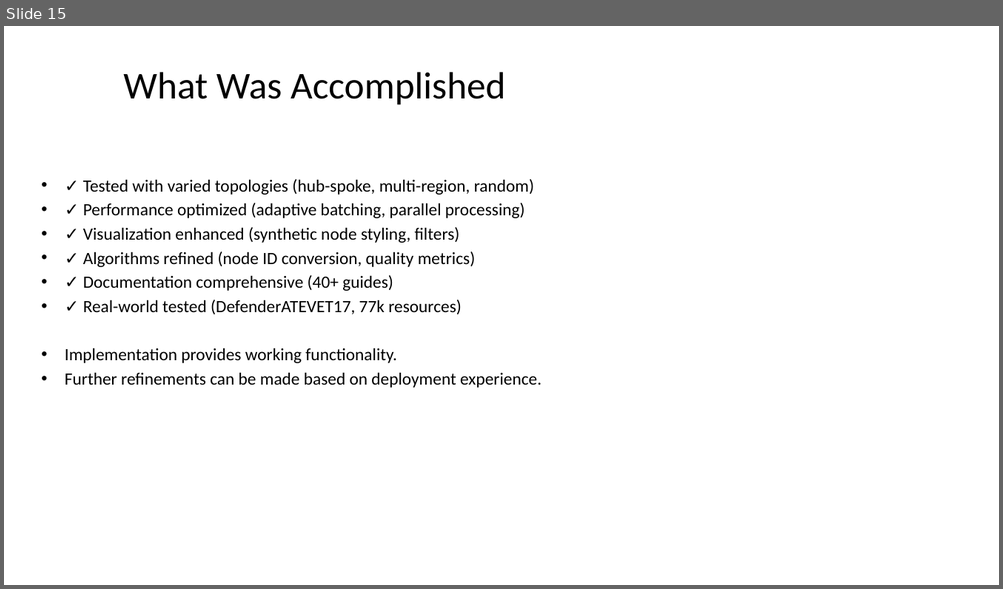
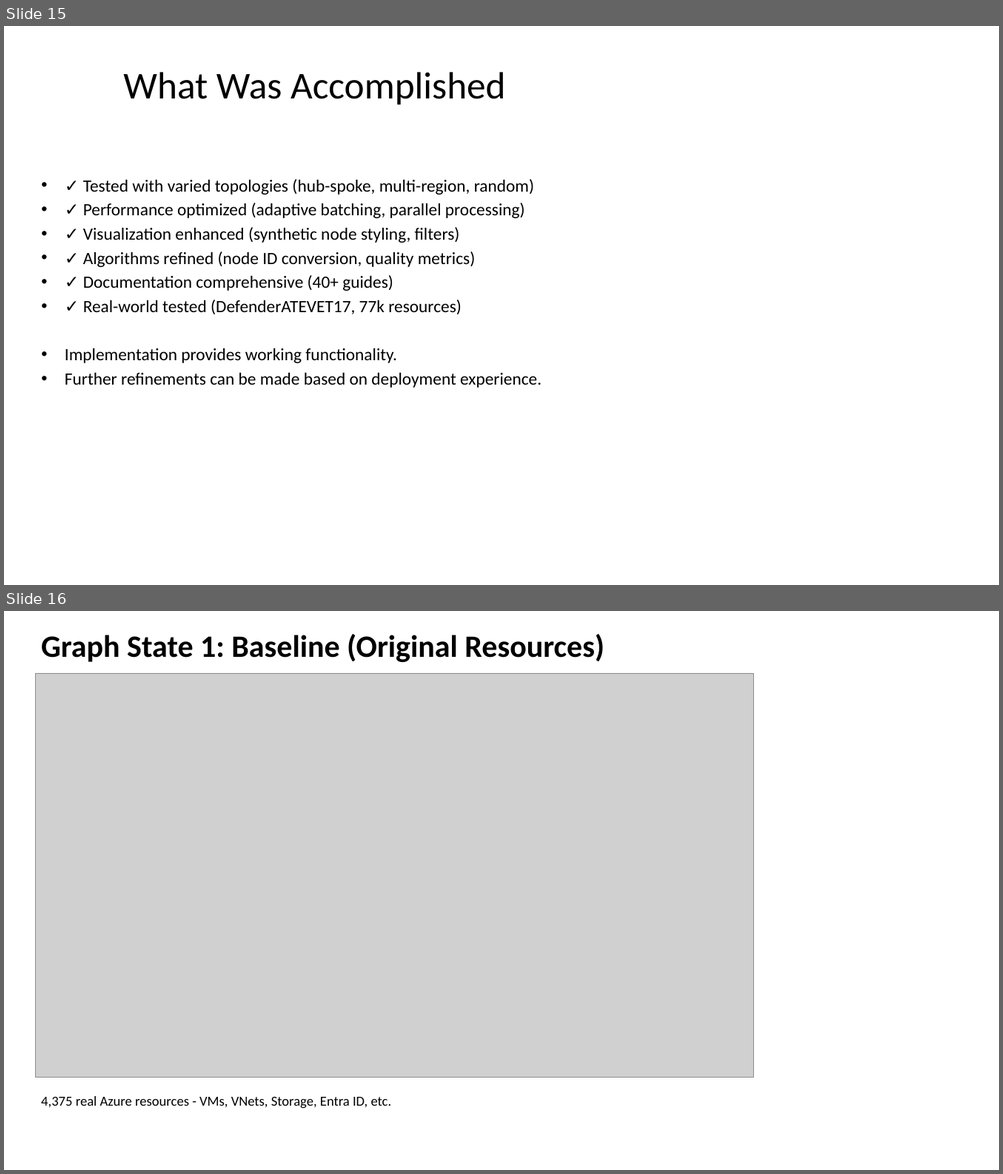
Before and after one commit to rysweet/azure-tenant-grapher, a slide deck: Scale_Operations_Implementation.pptx. Shown one above the other, each under a label of ours: slide 15 before the commit, slides 15 and 16 after it. The pictures are 1003x589 and 1003x1174 pixels, drawn with LibreOffice and Linux fonts; fonts in the diff are those of the drawing; grey boxes stand for pictures. Boxes give left, top, right and bottom in pixels: in the first picture for what was removed or moved away, otherwise in the second. Text is boxed around its words. In the diff, an @@ line names an element or a change of style, - is before the commit and + after.

```diff
--- a/Scale_Operations_Implementation.pptx
+++ b/Scale_Operations_Implementation.pptx
@@ slide 16 added at <box>4,611,999,1170</box>, background #FFFFFF @@
@@ text added at <box>41,634,604,662</box>, 36 pt, text #000000, bold @@
+Graph State 1: Baseline (Original Resources)
@@ picture added at <box>35,673,754,1077</box> @@
@@ text added at <box>41,1096,392,1109</box>, 16 pt, text #000000 @@
+4,375 real Azure resources - VMs, VNets, Storage, Entra ID, etc.
```
Also in this commit, not shown: 10 other slides added.
